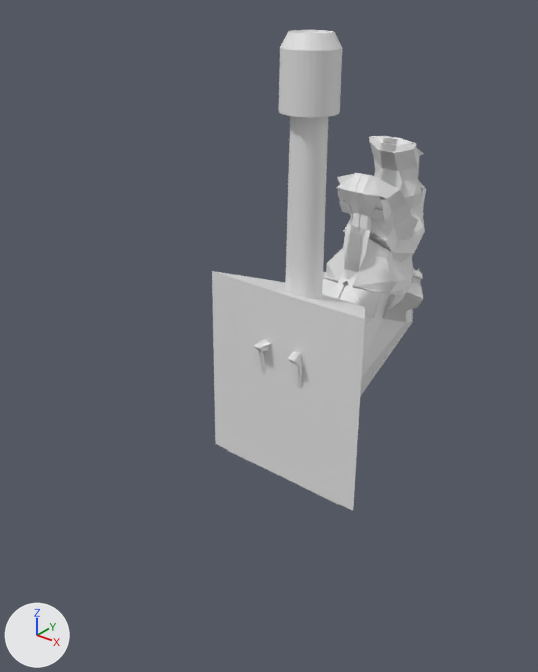
Before and after pictures for a commit that changed the FBX model Assets/Models/tower-tanque.fbx.
Rendered twice from a camera (50 mm lens) standing at (8.36, -8.49, 8.07) and looking at (-0.67, 2.8, 1.07). The lights are fixed; the arrows at lower left show +X, +Y and +Z. Where no turn or scale is listed for an object, it has been applied to the vertices.

The first picture shows 'torre-tanqueDino'.
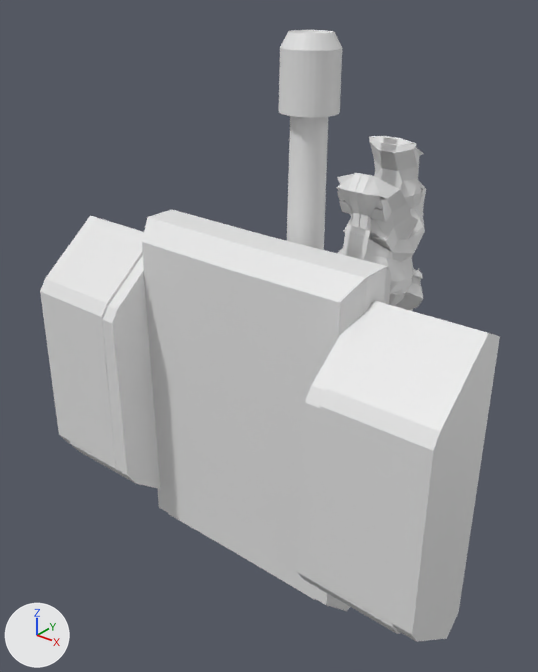
Pixel boxes [x1, y1, x2, y2] of what changed, in the pictures (538 x 672 px):
```json
{"object": "torre-tanque", "change": "added", "after": [40, 210, 500, 642]}
{"object": "torre-tanqueDino", "change": "unchanged, covered by the edit", "before": [212, 30, 426, 511], "after": [279, 30, 426, 311]}
```

The change, as JSON lines over the scene's bpy script:
```json
{"op": "add", "block": "me_torre_tanque", "code": ["me_torre_tanque = bpy.data.meshes.new('torre-tanque')", "me_torre_tanque.from_pydata(...)  # 136 vertices, 106 faces; spans x -4.81..4.6, y 0.0..6.65, z -3.68..4.82"]}
{"op": "add", "block": "ob_torre_tanque", "code": ["ob_torre_tanque = bpy.data.objects.new('torre-tanque', me_torre_tanque)", "ob_torre_tanque.location = (0.0, 0.0, 0.0)"]}
```
